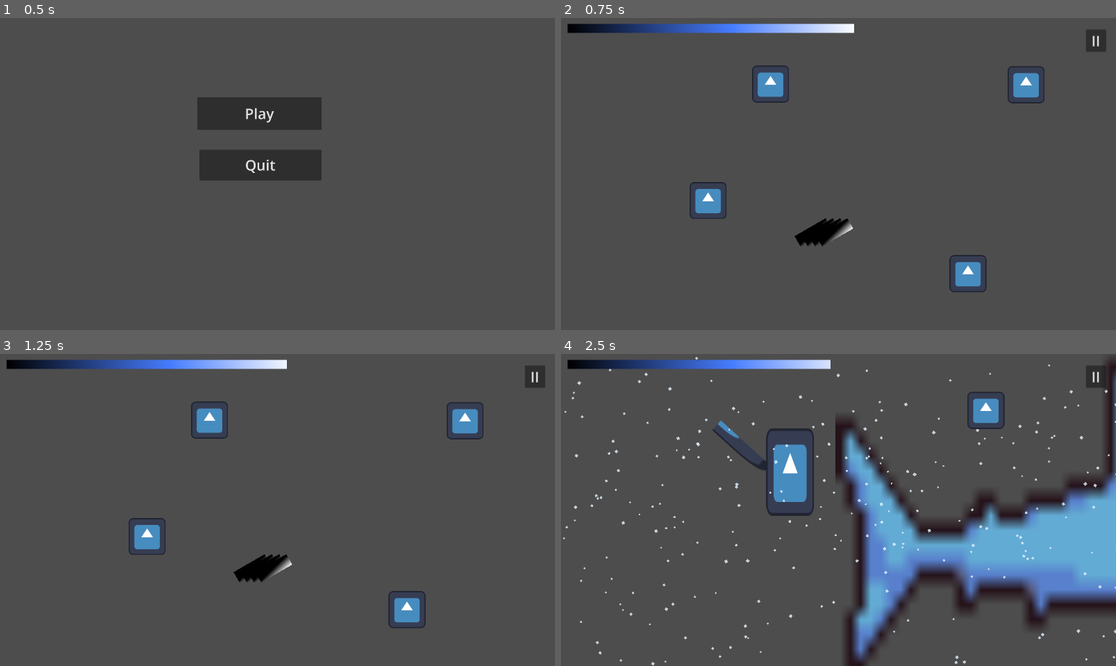
Above: before the commit, frames 1-4 (two rows, left to right).
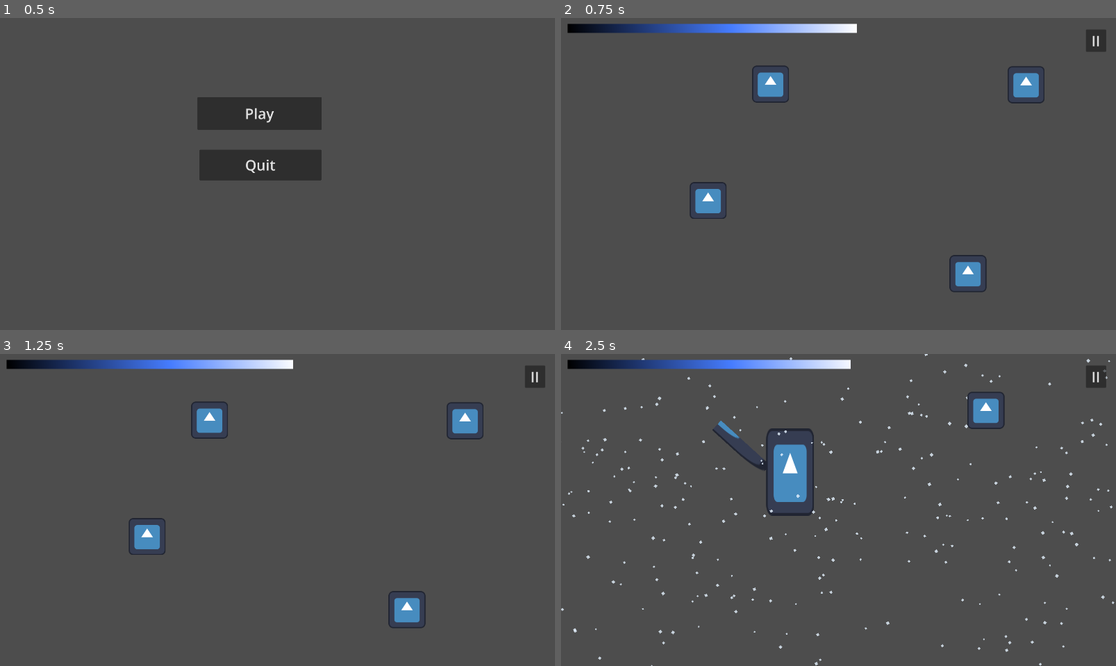
Above: after the commit, the same moments.

Repository: Inquisitor718/Casa-de-Penguin
Game: Godot game, scene res://Scenes/main_menu.tscn
The game is run twice, just before and just after one commit, with the same random seed, the same clock (stepped at 60 frames per second) and the same inputs. The engine's default icon, where the game draws it, is replaced by a stand-in: a white triangle on a blue panel in a dark square.
Inputs (mouse positions are in pixels of both pictures, inside the frame that each line leads up to):
- Up to frame 1 (0.5 s): no input
- Up to frame 2 (0.75 s): click "Play" at 0.5 s
- Up to frame 3 (1.25 s): no input
- Up to frame 4 (2.5 s): click (966, 609) at 1.25 s; click (788, 472) at 2 s

Frame 1 is identical in both runs. In frame 2, 0.5% of the frame differs, in the area x 42-54%, y 1-74%; in frame 3, 0.6%; in frame 4, 20%, in the area x 0-100%, y 0-100%.

Commit message:
pond fix kiya

Diff:
--- a/casa-de-penguin/Pond.gd
+++ b/casa-de-penguin/Pond.gd
@@ -23,7 +23,7 @@
 func _ready() -> void:
 	snowfall.preprocess = 100
 	snowfall.emitting = true
-	start_fishing_loop()
+	call_deferred("_start_fishing_safely")
 
 func start_fishing_loop() -> void:
 	while true:
@@ -74,7 +74,13 @@
 	if reel.value >= 100:
 		print("fish caught!")
 		IsFish = false
+		ProgresBar.add_fish()
 
 
 func _on_timer_timeout() -> void:
 	get_tree().change_scene_to_file("res://Scenes/pond_to_home_trans.tscn")
+
+func _start_fishing_safely():
+	await get_tree().process_frame
+	await get_tree().process_frame
+	start_fishing_loop()
--- a/casa-de-penguin/Scenes/fish.gd
+++ b/casa-de-penguin/Scenes/fish.gd
@@ -33,12 +33,12 @@
 
 
 func _on_area_entered(area):
-	if area.name == "Penguin" or "Penguin2":
+	if area.name == "Penguin" or area.name == "Penguin2":
 		inside_penguin = true
 		print("in")
 
 
 func _on_area_exited(area: Area2D) -> void:
-	if area.name == "Penguin" or "Penguin2":
+	if area.name == "Penguin" or area.name == "Penguin2":
 		print("out")
 		inside_penguin = false
--- a/casa-de-penguin/Scenes/home_to_pond_trans.tscn
+++ b/casa-de-penguin/Scenes/home_to_pond_trans.tscn
@@ -2,7 +2,7 @@
 
 [ext_resource type="Script" uid="uid://bic8wabcv4kn3" path="res://home_to_pond_trans.gd" id="1_r7ldf"]
 [ext_resource type="Texture2D" uid="uid://dlwyjfr7cjyqj" path="res://assets/6.png" id="3_vcff2"]
-[ext_resource type="PackedScene" uid="uid://dpadm7edd2eb0" path="res://BekarPond.tscn" id="4_kax4l"]
+[ext_resource type="PackedScene" uid="uid://dpadm7edd2eb0" path="res://Scenes/Pond.tscn" id="4_kax4l"]
 [ext_resource type="PackedScene" uid="uid://1v76j3t52gdp" path="res://home.tscn" id="4_r7ldf"]
 
 [sub_resource type="ParticleProcessMaterial" id="ParticleProcessMaterial_r7ldf"]
--- a/casa-de-penguin/Scripts/progres Bar.gd
+++ b/casa-de-penguin/Scripts/progres Bar.gd
@@ -2,14 +2,14 @@
 var zoom:=0
 
 
-var fish_count: int = 4
+var fish_count: int = 0
 var hot_choco: int = 0
 var Comfy_Points: int = 0
 
 
 @export var MaxEnergy : float= 100.0
 @export var Current_Energy : float = 100.0
-var Decay_Rate : float = 0.5
+var Decay_Rate : float = 0.2
 # Called when the node enters the scene tree for the first time.
 func _ready() -> void:
 	pass # Replace with function body.
@@ -55,3 +55,10 @@
 # optional helper
 func reset_hot_choco():
 	hot_choco = 0
+
+func add_fish():
+	if fish_count < 4:
+		fish_count += 1
+
+func reset_fish():
+	fish_count = 0
--- a/casa-de-penguin/home.gd
+++ b/casa-de-penguin/home.gd
@@ -16,7 +16,7 @@
 @export var Pond: PackedScene
 
 
-var fish= ProgresBar.fish_count
+
 
 var dragging = false
 @export var fish_spacing : float = 25.0
@@ -52,11 +52,11 @@
 		).set_trans(Tween.TRANS_SINE).set_ease(Tween.EASE_OUT)
 
 		place_fish_and_coco()
-		ProgresBar.Decay_Rate = 0.5
+		ProgresBar.Decay_Rate = 0.1
 	else:
 		camera_2d.global_position=Vector2(963,542)
 		place_fish_and_coco()
-		ProgresBar.Decay_Rate = 0.5
+		ProgresBar.Decay_Rate = 0.1
 
 
 # Called every frame. 'delta' is the elapsed time since the previous frame.
@@ -67,21 +67,29 @@
 
 
 func place_fish_and_coco():
+
+	# Clear previous fish
+	for child in table.get_children():
+		child.queue_free()
+
+	# Clear previous coco
 	for child in table_coco.get_children():
 		child.queue_free()
 
-	for i in range(fish):
+	# Spawn fish (max 4 automatically)
+	for i in range(ProgresBar.fish_count):
 		var fish_instance = fish_scene.instantiate()
 		table.add_child(fish_instance)
-
-		fish_instance.global_position = (table.global_position+ Vector2(i * fish_spacing, 0))
+		fish_instance.global_position = table.global_position + Vector2(i * fish_spacing, 0)
 		print("added fish")
 
+	# Spawn hot coco
 	for i in range(ProgresBar.hot_choco):
 		var choco_instance = hot_choco.instantiate()
 		table_coco.add_child(choco_instance)
 		choco_instance.global_position = table_coco.global_position + Vector2(i * coco_spacing, 0)
 		print("added hot choco")
+
 
 #----feeding logic
 
--- a/casa-de-penguin/home_to_pond_trans.gd
+++ b/casa-de-penguin/home_to_pond_trans.gd
@@ -26,7 +26,6 @@
 		Vector2(-961,542),
 		1
 	).set_trans(Tween.TRANS_LINEAR)
-	await tween_camera.finished
 	var tween_pond2 :=create_tween()
 	tween_pond2.tween_property(
 		macchi,
@@ -37,6 +36,8 @@
 	await tween_pond2.finished
 	get_tree().change_scene_to_file("res://Scenes/Pond.tscn")
 
+
+
 # Called every frame. 'delta' is the elapsed time since the previous frame.
 func _process(delta: float) -> void:
 	pass
--- a/casa-de-penguin/pond_to_home_trans.gd
+++ b/casa-de-penguin/pond_to_home_trans.gd
@@ -28,7 +28,7 @@
 		Vector2(961,542),
 		1
 	).set_trans(Tween.TRANS_LINEAR)
-	await tween_camera.finished
+
 	var tween_pond2 :=create_tween()
 	tween_pond2.tween_property(
 		macchi,
